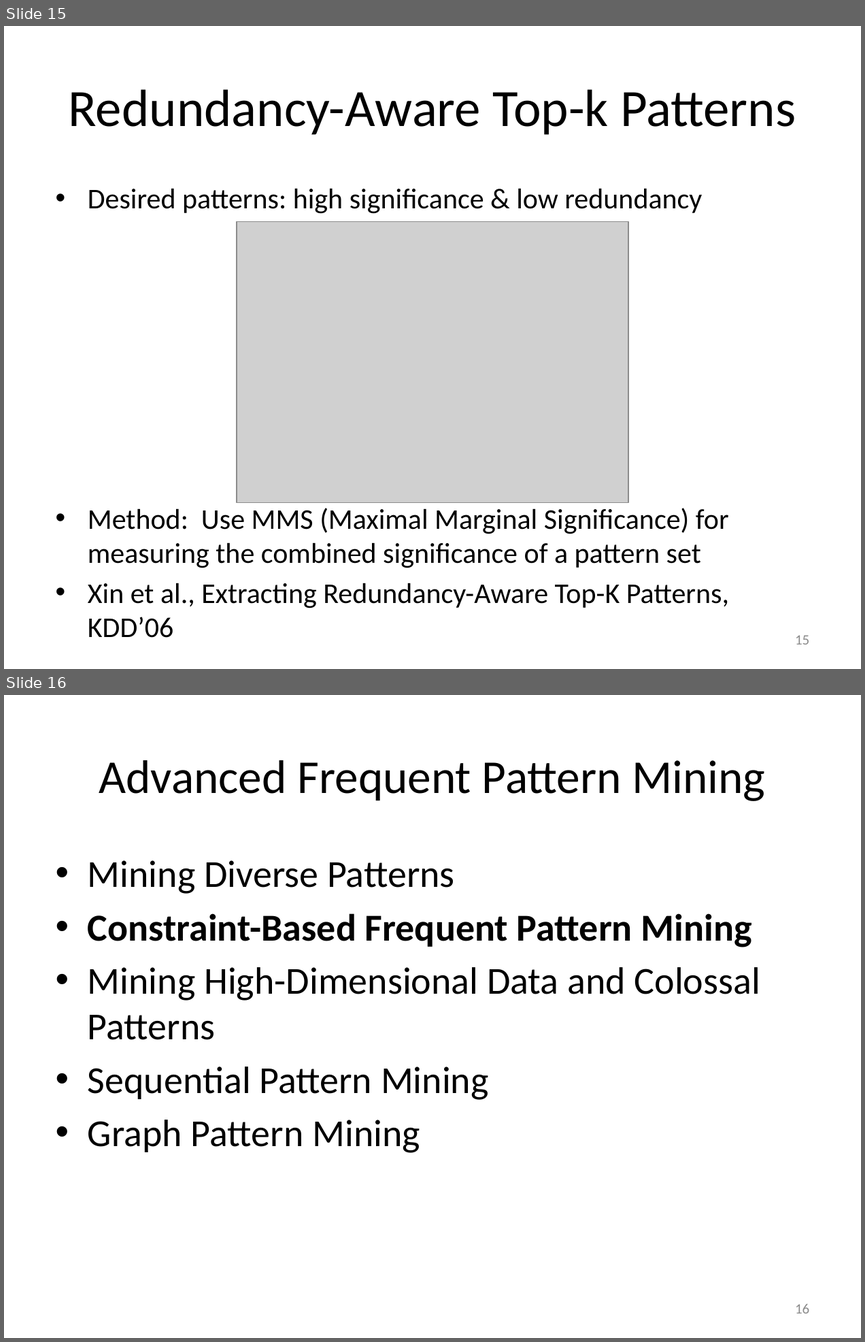
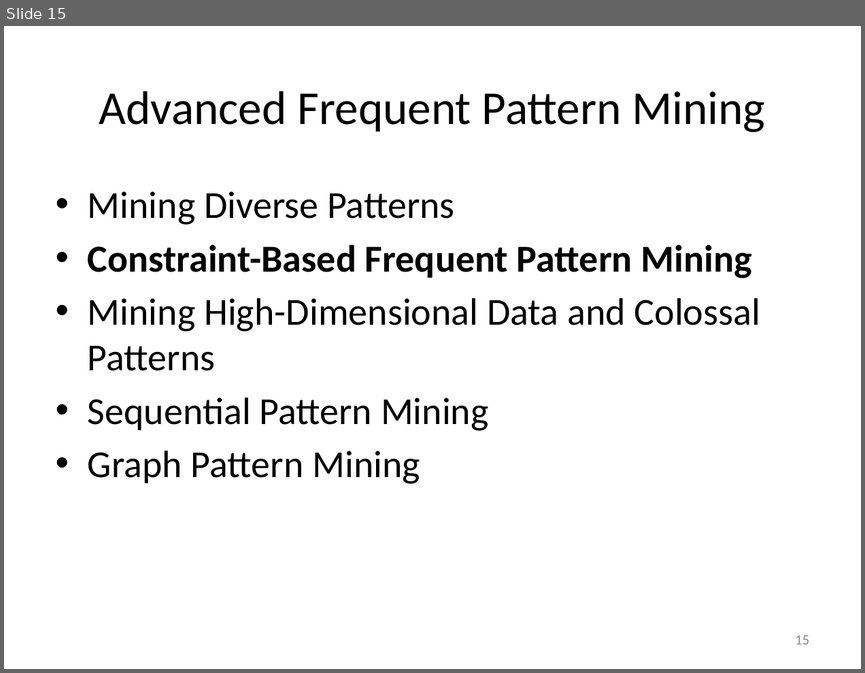
Before and after one commit to mjiang89/mjiang89.github.io, a slide deck: teaching/CS412Summer17-Chapter7.pptx. Shown one above the other, each under a label of ours: slides 15 and 16 before the commit, slide 15 after it. The pictures are 865x1342 and 865x673 pixels, drawn with LibreOffice and Linux fonts; fonts in the diff are those of the drawing; grey boxes stand for pictures. Boxes give left, top, right and bottom in pixels: in the first picture for what was removed or moved away, otherwise in the second. Text is boxed around its words. In the diff, an @@ line names an element or a change of style, - is before the commit and + after.

```diff
--- a/teaching/CS412Summer17-Chapter7.pptx
+++ b/teaching/CS412Summer17-Chapter7.pptx
@@ slide 15 removed at (4,26,861,669), background #FFFFFF @@
@@ title removed at (68,89,796,135) @@
-Redundancy-Aware Top-k Patterns
@@ text removed at (88,188,729,637) @@
-• Desired patterns: high significance & low redundancy
-• Method: Use MMS (Maximal Marginal Significance) for measuring the combined significance of a pattern set
-• Xin et al., Extracting Redundancy-Aware Top-K Patterns, KDD’06
@@ picture removed at (236,221,628,503) @@
@@ page number removed at (795,635,809,644) @@
-15
@@ what was slide 16 is now slide 15 @@
@@ page number at (795,635,809,644): text changed @@
-16
+15
```
Also in this commit, not shown: 10 slides changed, 3 other files.
